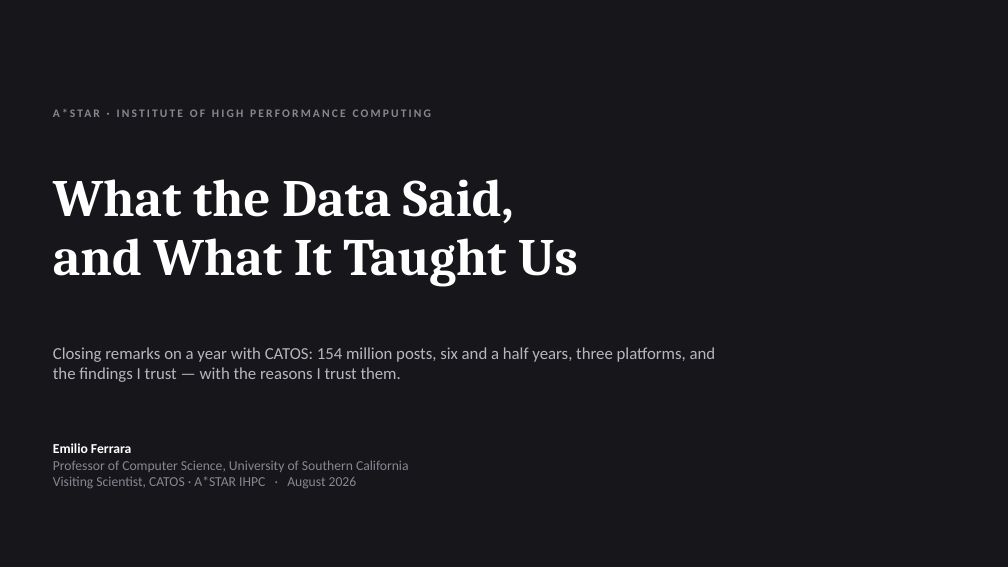
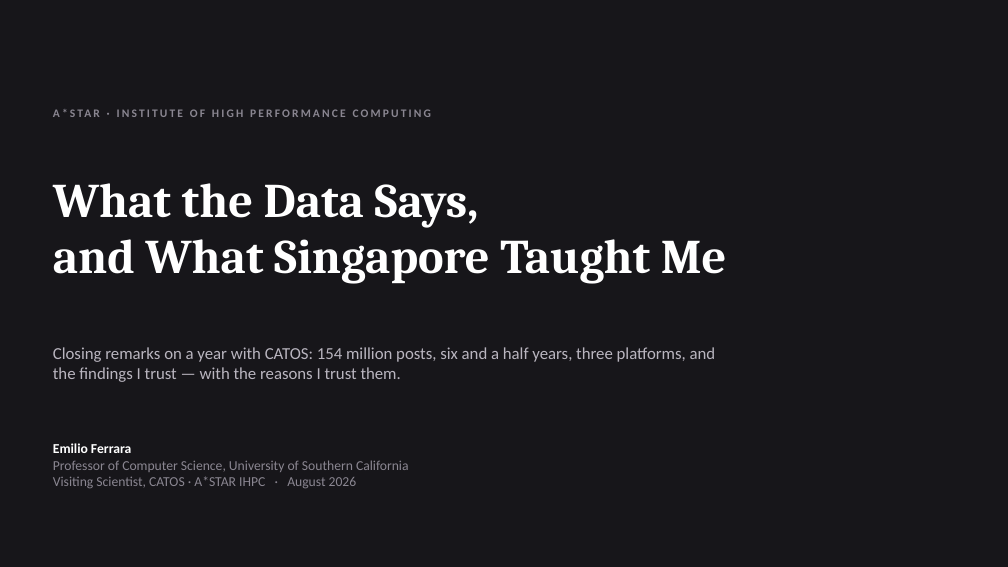
Before and after one commit to emilioferrara/bots2agents, a slide deck: slide 1 of catos-farewell/CATOS_Farewell_Ferrara_Aug2026.pptx. Drawn at 1008x567 pixels with LibreOffice and Linux fonts; fonts in the diff are those of the drawing. Boxes give left, top, right and bottom in pixels: in the first picture for what was removed or moved away, otherwise in the second. Text is boxed around its words. In the diff, an @@ line names an element or a change of style, - is before the commit and + after.

```diff
--- a/catos-farewell/CATOS_Farewell_Ferrara_Aug2026.pptx
+++ b/catos-farewell/CATOS_Farewell_Ferrara_Aug2026.pptx
@@ text at bbox=[53, 183, 727, 284]: text changed; size 50 to 46 pt @@
-What the Data Said,
-and What It Taught Us
+What the Data Says,
+and What Singapore Taught Me
```
Also in this commit, not shown: 1 other file.
